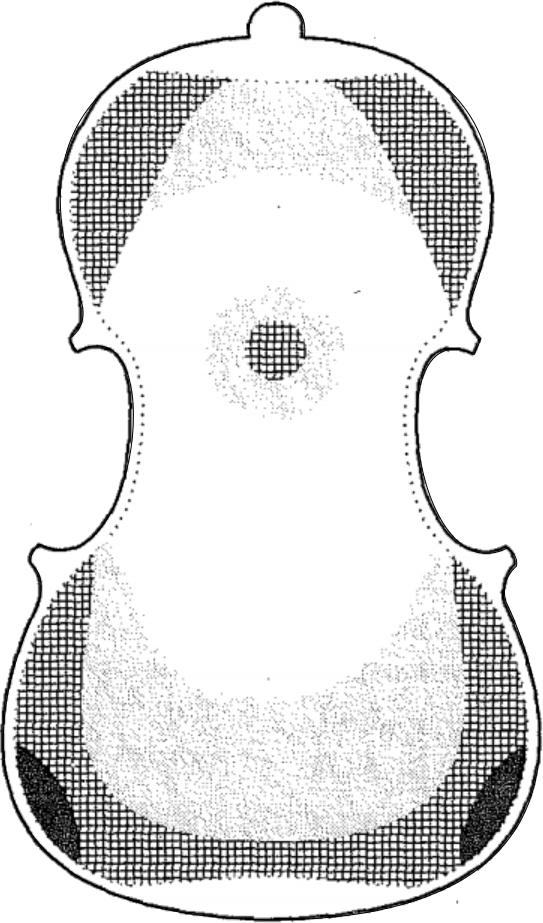
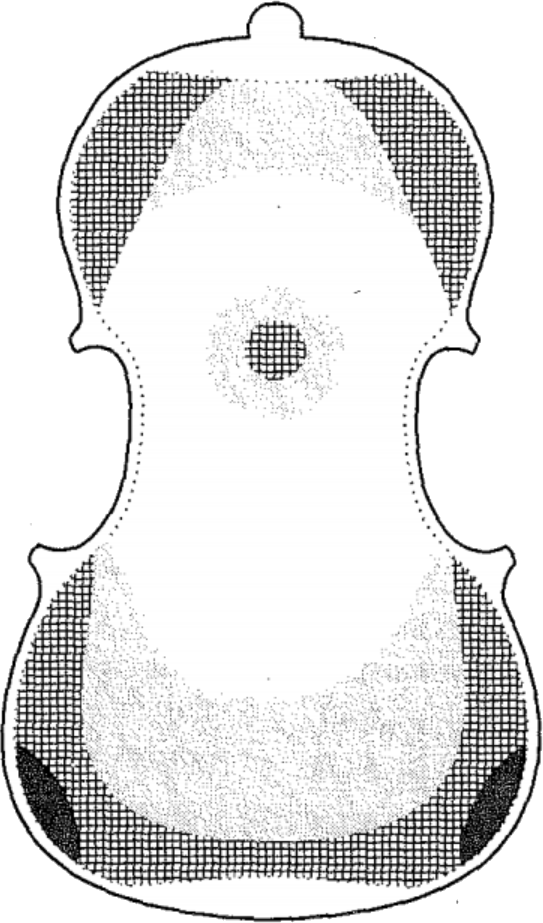
Layer changes from the first w=543, h=923 image to the second:
hid "plate" over [3, 2, 541, 921]
